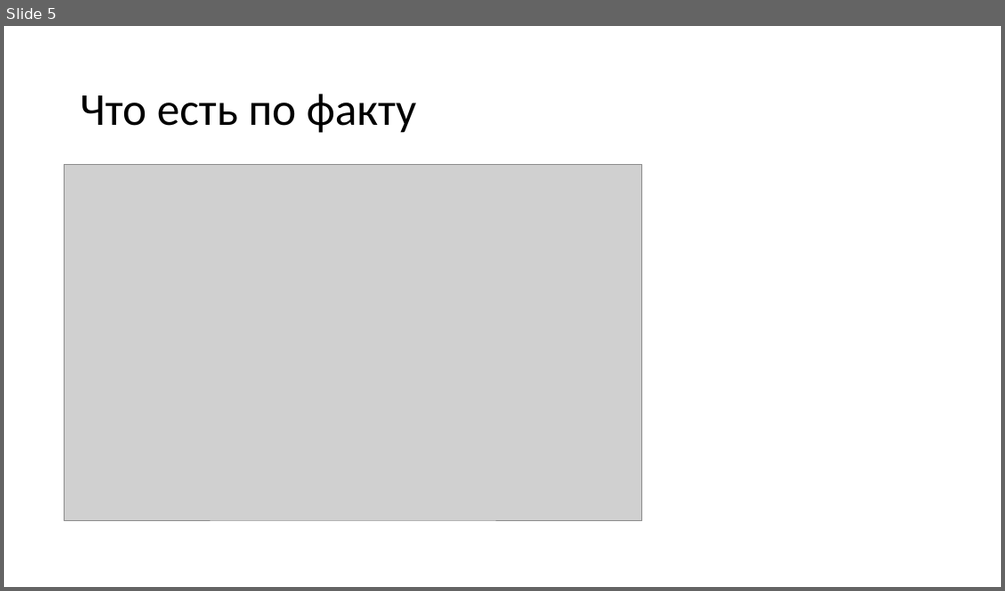
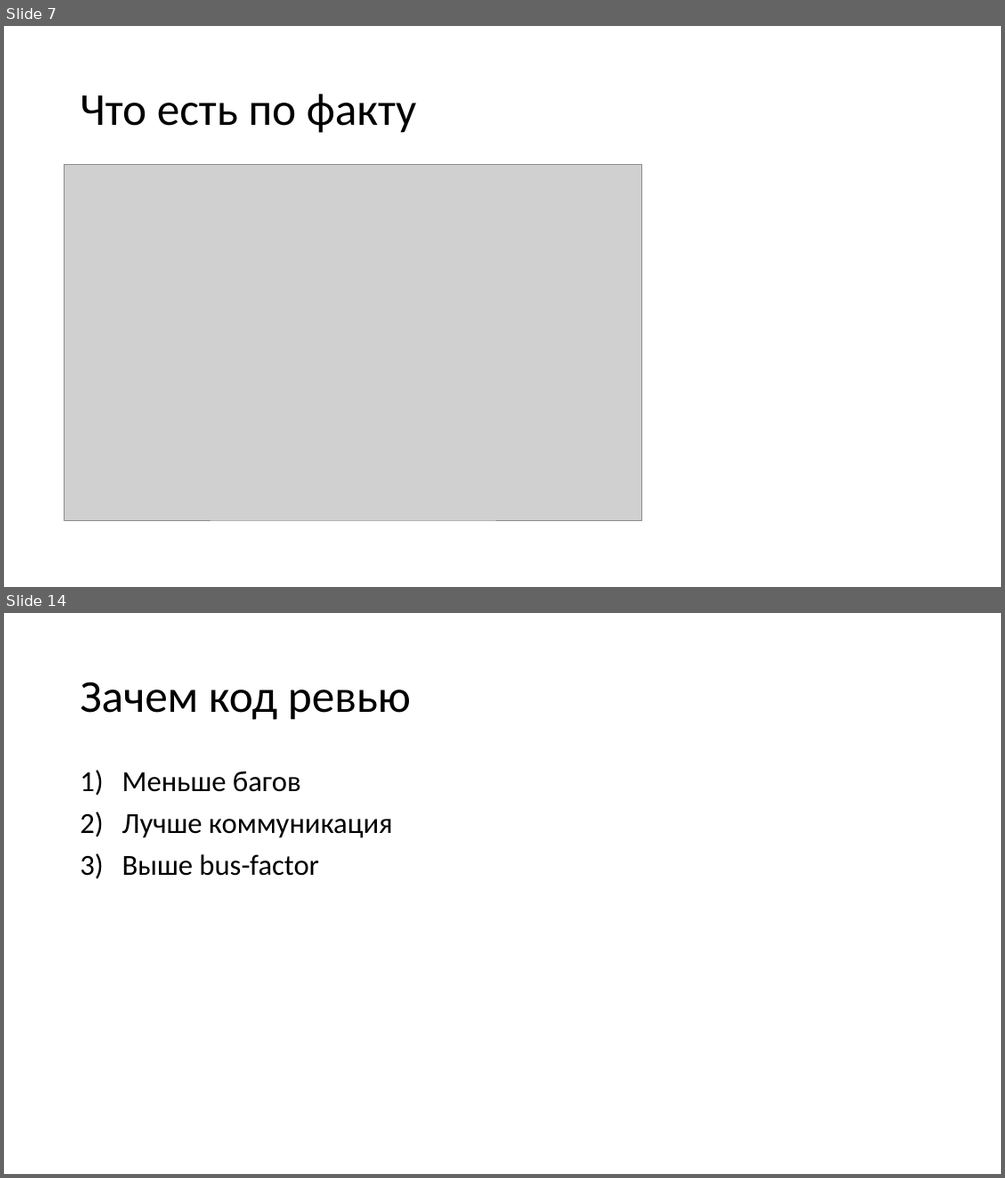
Before and after one commit to dzmitry-varabei/front-end-course, a slide deck: code-review/Presentation1.pptx. Shown one above the other, each under a label of ours: slide 5 before the commit, slides 7 and 14 after it; the slides between them are not shown. The pictures are 1005x591 and 1005x1178 pixels, drawn with LibreOffice and Linux fonts; fonts in the diff are those of the drawing; grey boxes stand for pictures. Boxes give left, top, right and bottom in pixels: in the first picture for what was removed or moved away, otherwise in the second. Text is boxed around its words. In the diff, an @@ line names an element or a change of style, - is before the commit and + after.

```diff
--- a/code-review/Presentation1.pptx
+++ b/code-review/Presentation1.pptx
@@ slide 14 added at [4,613,1001,1174], background #FFFFFF @@
@@ title added at [80,682,411,720], 44 pt, text #000000 @@
+Зачем код ревью
@@ text added at [122,771,393,876], 28 pt, text #000000 @@
+1) Меньше багов
+2) Лучше коммуникация
+3) Выше bus-factor
@@ what was slide 5 is now slide 7 @@
```
Also in this commit, not shown: 9 other slides added, 4 other files.
